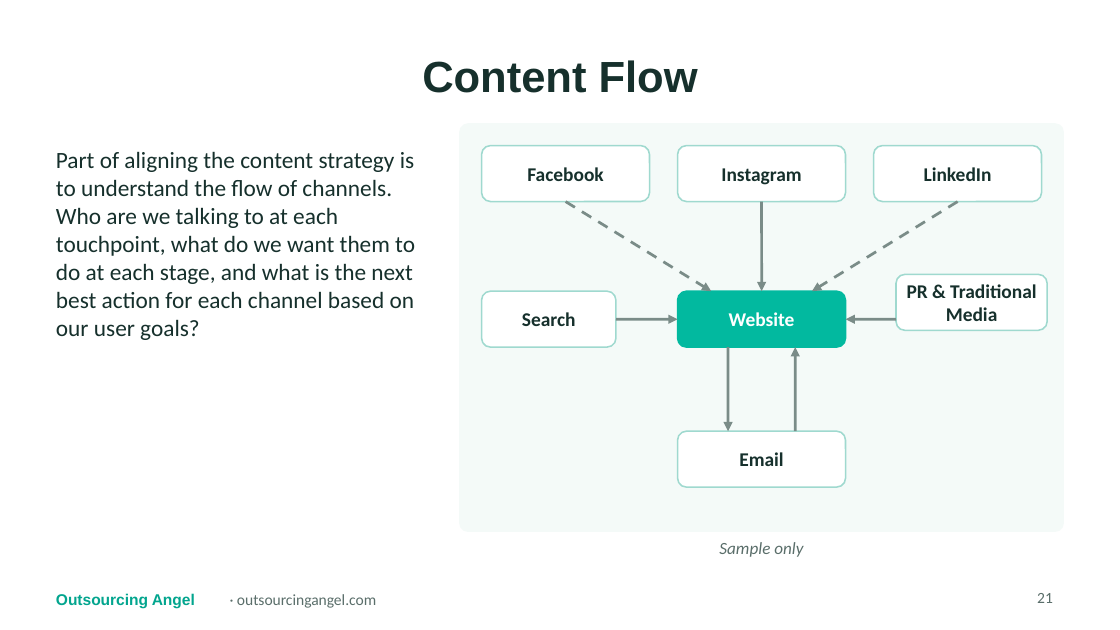
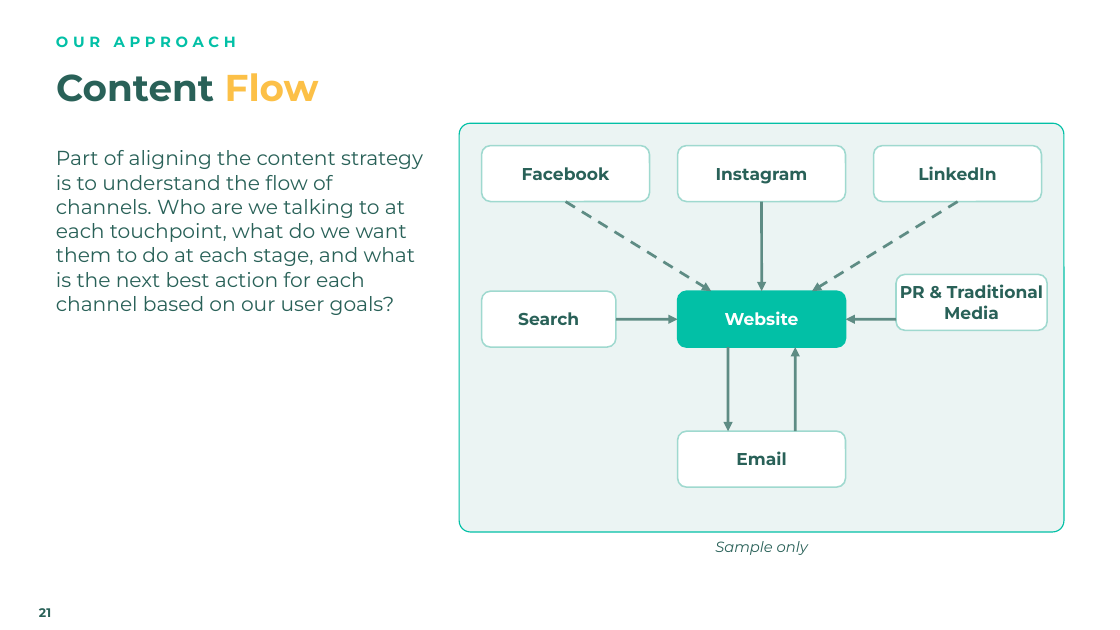
Before and after one commit to gail-gif/OA, a slide deck: slide 21 of WebVine_Marketing_Strategy_Review_Proposal_OA.pptx. Drawn at 1120x630 pixels with LibreOffice and Linux fonts; fonts in the diff are those of the drawing; background and template pictures are left out. Boxes give left, top, right and bottom in pixels: in the first picture for what was removed or moved away, otherwise in the second. Text is boxed around its words. In the diff, an @@ line names an element or a change of style, - is before the commit and + after.

```diff
--- a/WebVine_Marketing_Strategy_Review_Proposal_OA.pptx
+++ b/WebVine_Marketing_Strategy_Review_Proposal_OA.pptx
@@ title "Content Flow": place and size @@
-title "Content Flow" at <box>422,60,698,93</box>
+title "Content Flow" at <box>56,73,319,102</box>
@@ title "Content Flow" at <box>56,73,319,102</box>: size 28 to 24 pt, font Arial to Montserrat; text colour #16302C to #296158 in "Content"; text colour #16302C to #FCC047 in "Flow"; alignment centre to left @@
@@ text added at <box>56,36,236,48</box>, 9.5 pt, text #02C0A6, bold @@
+OUR APPROACH
@@ text "Part of aligning the content ..." at <box>56,150,423,315</box>: size 15 to 13 pt, font Calibri to Montserrat, text colour #16302C to #296158 @@
@@ rounded rectangle at <box>459,123,1064,532</box>: fill #F4FAF8 to #EBF4F3; outline none to #02C0A6 0.75 pt; proportions changed @@
@@ arrow (566, 202) - (711, 291): stroke #7A8C88 1.75 pt dashed to #5E8C84 1.75 pt dashed @@
@@ arrow (762, 202) - (762, 291): stroke #7A8C88 1.75 pt to #5E8C84 1.75 pt @@
@@ arrow (958, 202) - (812, 291): stroke #7A8C88 1.75 pt dashed to #5E8C84 1.75 pt dashed @@
@@ text "Website" at <box>725,311,799,325</box>: size 12.5 to 11 pt, font Calibri to Montserrat @@
@@ rounded rectangle at <box>678,291,846,347</box>: fill #02B99F to #02C0A6; outline #02B99F 1 pt to #02C0A6 1 pt @@
@@ arrow (616, 319) - (678, 319): stroke #7A8C88 1.75 pt to #5E8C84 1.75 pt @@
@@ arrow (896, 319) - (846, 319): stroke #7A8C88 1.75 pt to #5E8C84 1.75 pt @@
@@ arrow (728, 347) - (728, 431): stroke #7A8C88 1.75 pt to #5E8C84 1.75 pt @@
@@ arrow (795, 431) - (795, 347): stroke #7A8C88 1.75 pt to #5E8C84 1.75 pt @@
@@ size 12.5 to 11 pt, font Calibri to Montserrat, text colour #16302C to #296158 in 6 elements at <box>522,167,610,180</box>, <box>716,168,808,184</box>, <box>918,166,996,180</box>, <box>518,312,579,325</box>, <box>900,284,1043,319</box>, <box>736,451,786,465</box> @@
@@ text "Sample only" at <box>715,541,808,555</box>: size 11 to 9.5 pt, font Calibri to Montserrat, text colour #5A6E6A to #296158 @@
@@ page number: place and size @@
-page number at <box>1037,593,1053,603</box>
+page number at <box>39,608,51,617</box>
@@ page number at <box>39,608,51,617</box>: size 10 to 8 pt, font Calibri to Montserrat, text colour #5A6E6A to #296158, bold on; alignment right to left @@
@@ text removed at <box>56,593,195,608</box> @@
-Outsourcing Angel
@@ text at <box>237,594,376,608</box>: text changed; size 10 to 10.5 pt; font Calibri to Montserrat; text colour #5A6E6A to #FFFFFF; bold on @@
-· outsourcingangel.com
+outsourcingangel.com.au
```
Also in this commit, not shown: 34 other slides changed.
